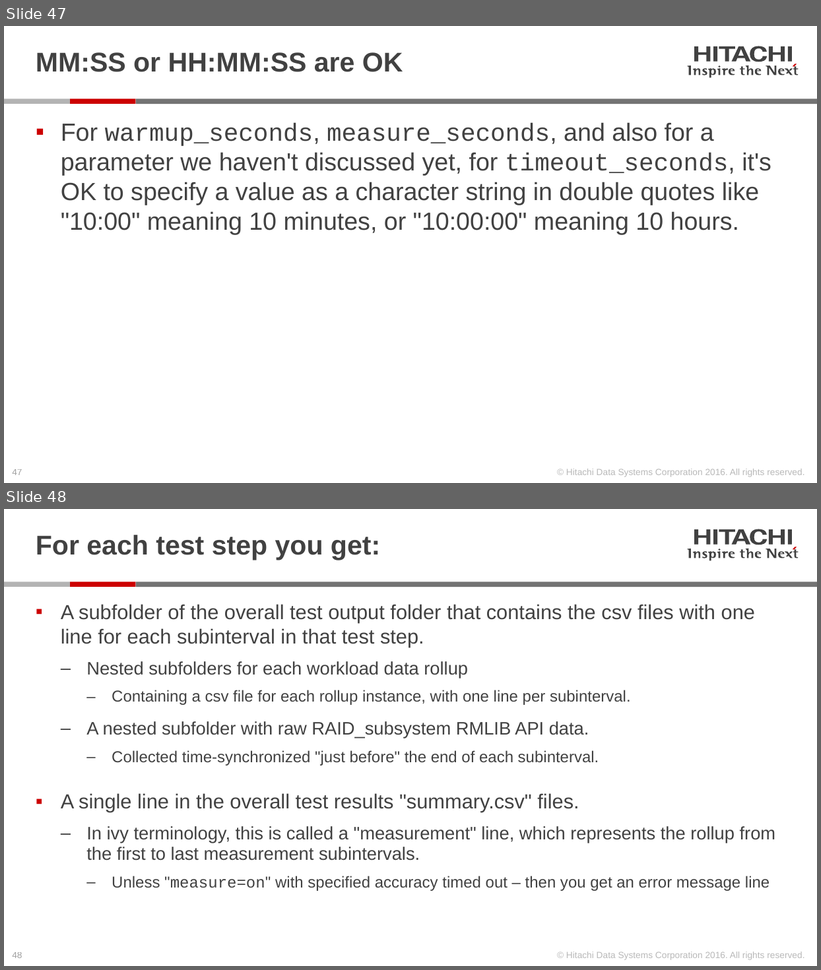
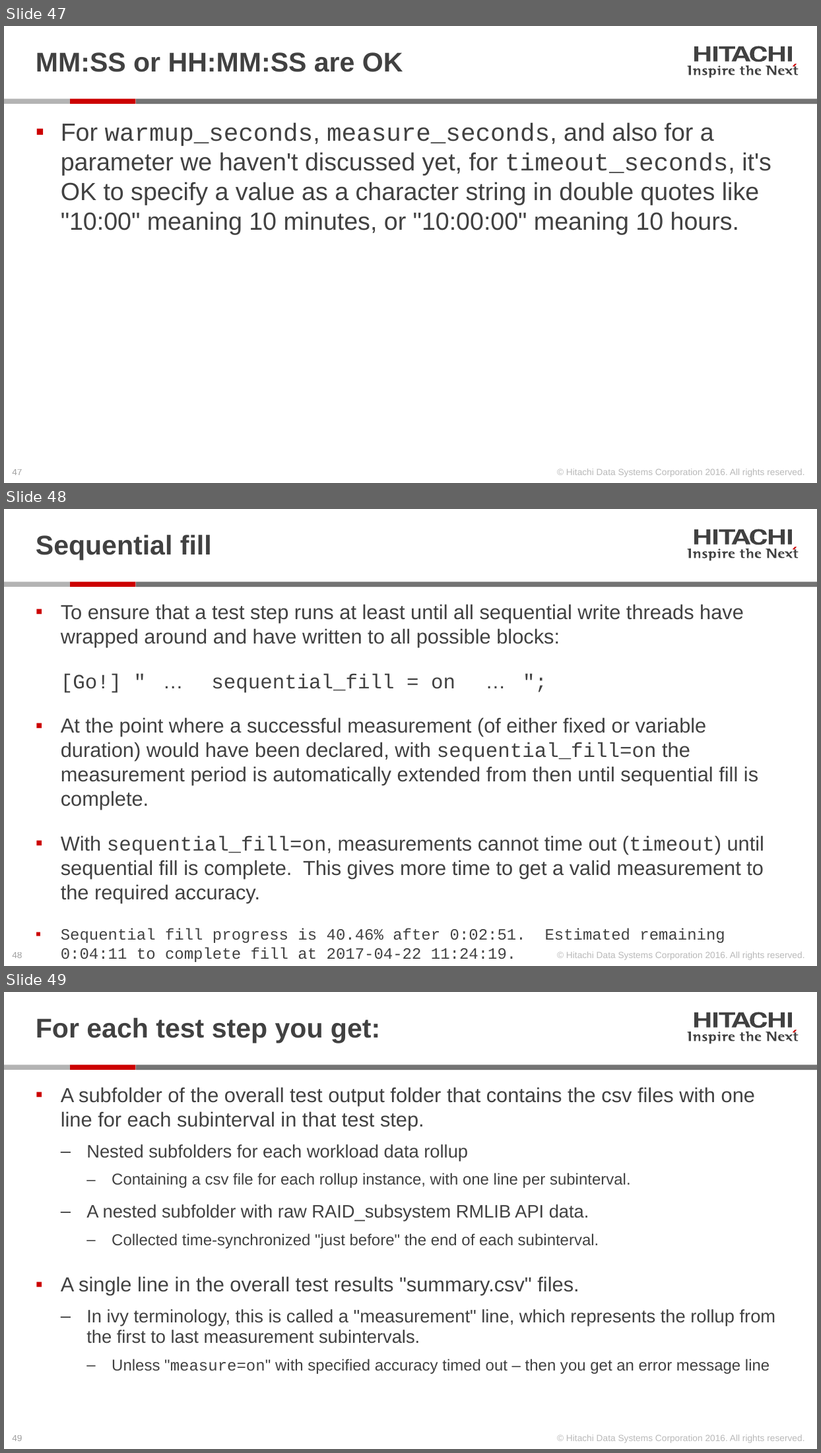
Before and after one commit to Hitachi-Data-Systems/ivy, a slide deck: doc/Programming the ivy engine.pptx. Shown one above the other, each under a label of ours: slides 47 and 48 before the commit, slides 47, 48 and 49 after it. The pictures are 821x970 and 821x1453 pixels, drawn with LibreOffice and Linux fonts; fonts in the diff are those of the drawing. Boxes give left, top, right and bottom in pixels: in the first picture for what was removed or moved away, otherwise in the second. Text is boxed around its words. In the diff, an @@ line names an element or a change of style, - is before the commit and + after.

Commit message:
1.04.0 add sequential_fill = on

```diff
--- a/doc/Programming the ivy engine.pptx
+++ b/doc/Programming the ivy engine.pptx
@@ slide 48 added at (x1=4, y1=509, x2=817, y2=966), background #FFFFFF; not listed: 28 template elements that a slide beside it also shows @@
@@ title added at (x1=36, y1=535, x2=212, y2=560), 24 pt, text #414141, bold @@
+Sequential fill
@@ text added at (x1=61, y1=604, x2=764, y2=962), 18 pt, text #414141 @@
+▪ To ensure that a test step runs at least until all sequential write threads have wrapped around and have written to all possible blocks:
+[Go!] " … sequential_fill = on … ";
+▪ At the point where a successful measurement (of either fixed or variable duration) would have been declared, with sequential_fill=on the measurement period is automatically extended from then until sequential fill is complete.
+▪ With sequential_fill=on, measurements cannot time out (timeout) until sequential fill is complete. This gives more time to get a valid measurement to the required accuracy.
+▪ Sequential fill progress is 40.46% after 0:02:51. Estimated remaining 0:04:11 to complete fill at 2017-04-22 11:24:19.
@@ what was slide 48 is now slide 49 @@
```
Also in this commit, not shown: 1 slide changed, 13 other files.
